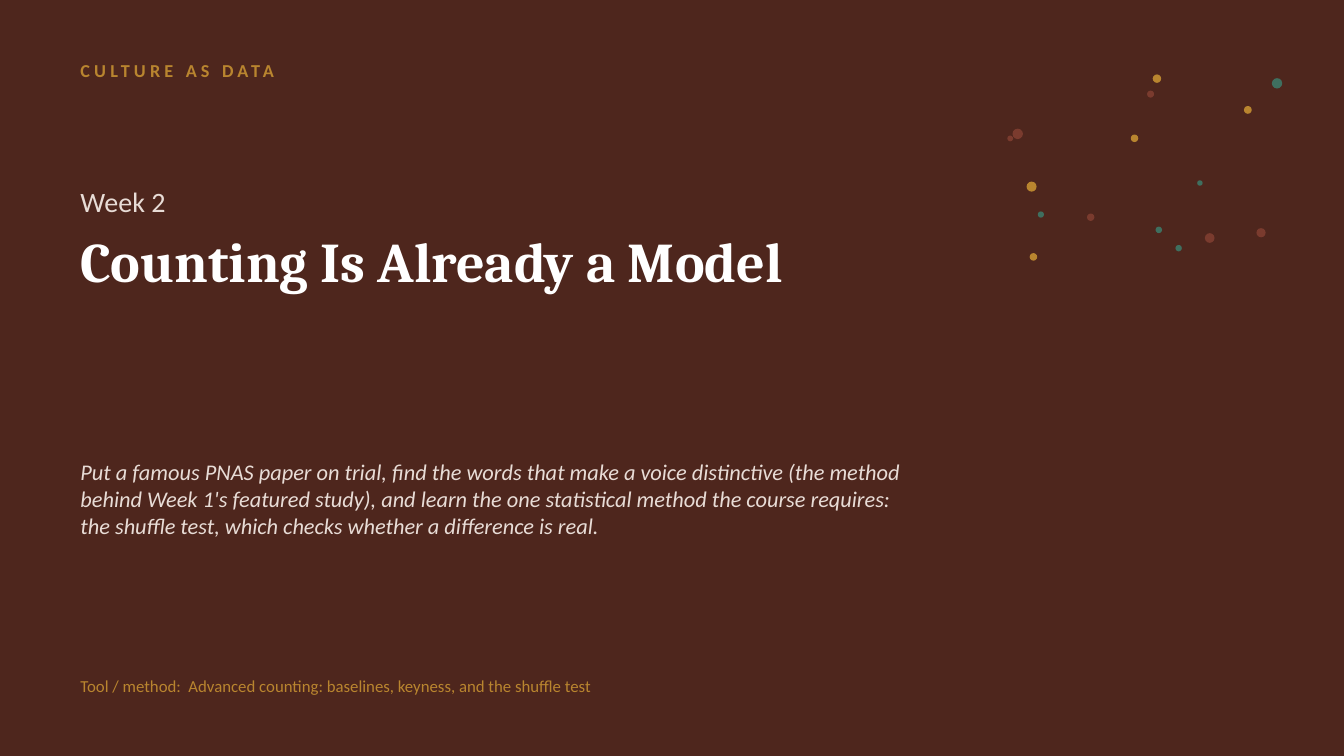
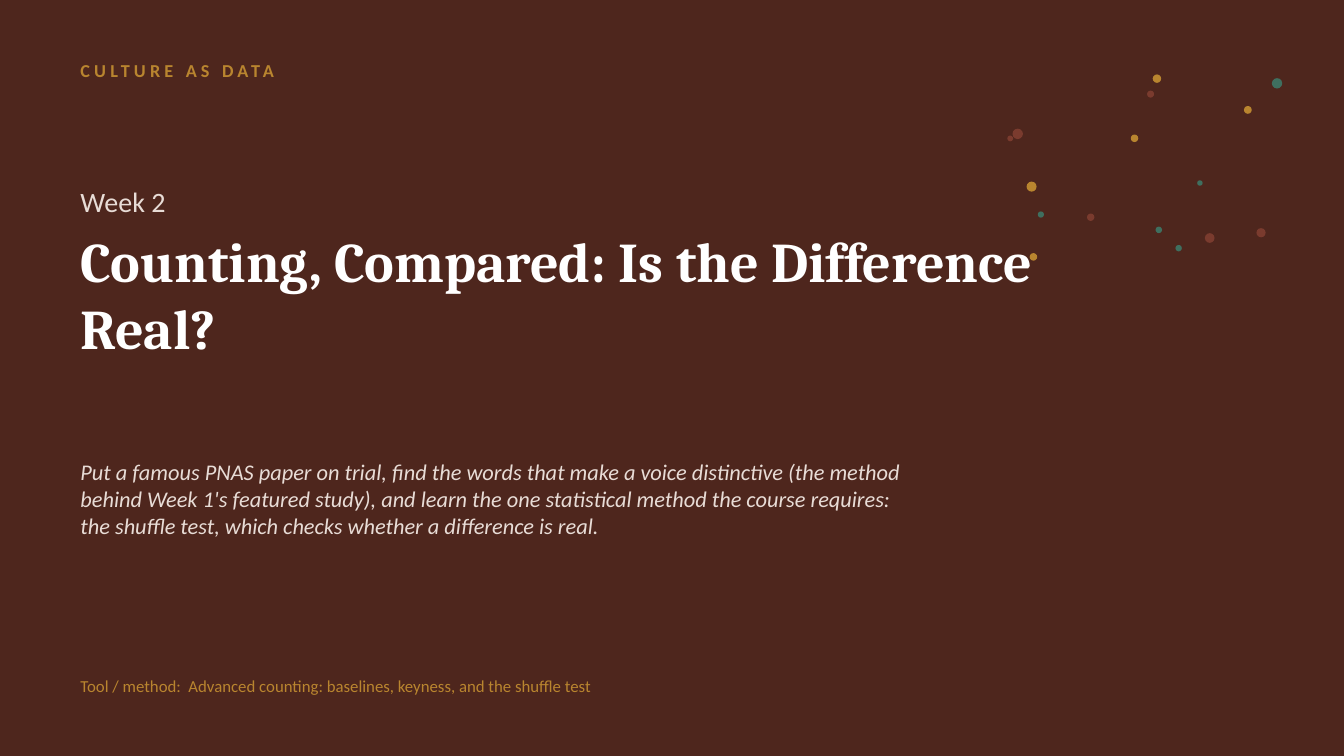
Before and after one commit to lucianli123/culture-as-data-2026, a slide deck: slide 1 of slides/pptx/week-02.pptx. Drawn at 1344x756 pixels with LibreOffice and Linux fonts; fonts in the diff are those of the drawing. Boxes give left, top, right and bottom in pixels: in the first picture for what was removed or moved away, otherwise in the second. Text is boxed around its words. In the diff, an @@ line names an element or a change of style, - is before the commit and + after.

```diff
--- a/slides/pptx/week-02.pptx
+++ b/slides/pptx/week-02.pptx
@@ text at [80, 242, 1032, 350]: text changed @@
-Counting Is Already a Model
+Counting, Compared: Is the Difference Real?
```
Also in this commit, not shown: 28 other files.
